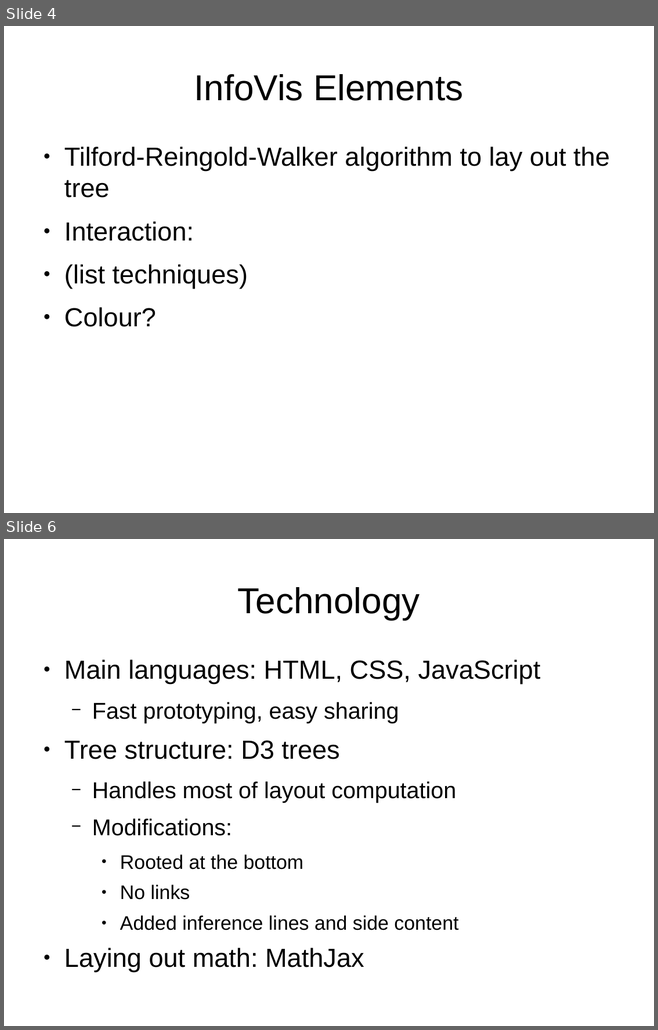
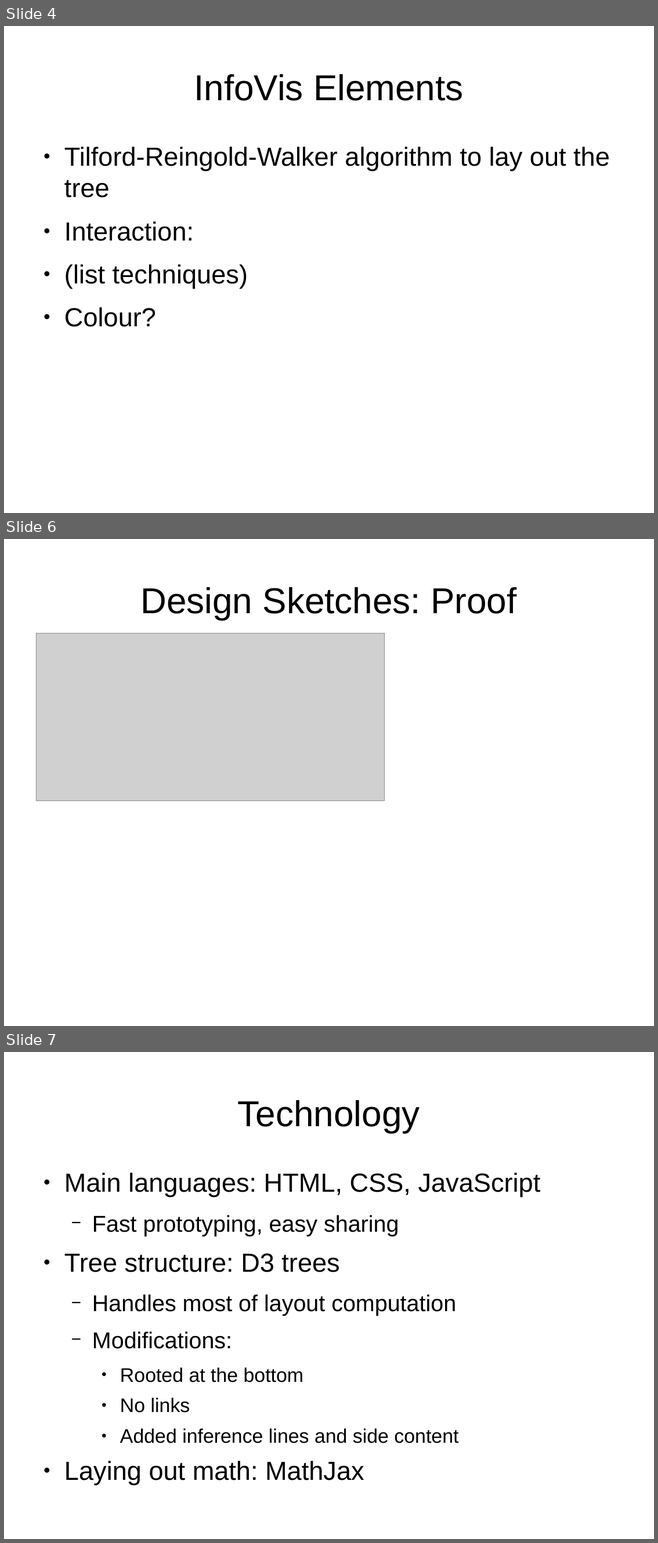
Before and after one commit to seachel/Treehehe, a slide deck: Presentation/VA_presentation.odp. Shown one above the other, each under a label of ours: slides 4 and 6 before the commit, slides 4, 6 and 7 after it; the slides between them are not shown. The pictures are 658x1030 and 658x1543 pixels, drawn with LibreOffice and Linux fonts; fonts in the diff are those of the drawing; grey boxes stand for pictures. Boxes give left, top, right and bottom in pixels: in the first picture for what was removed or moved away, otherwise in the second. Text is boxed around its words. In the diff, an @@ line names an element or a change of style, - is before the commit and + after.

Commit message:
Work on presentation: design sketches

```diff
--- a/Presentation/VA_presentation.odp
+++ b/Presentation/VA_presentation.odp
@@ slide 6 added at (4, 539, 654, 1026), background #FFFFFF @@
@@ title added at (140, 587, 516, 620), 44 pt, text #000000 @@
+Design Sketches: Proof
@@ picture added at (36, 634, 385, 801) @@
@@ what was slide 6 is now slide 7 @@
```
Also in this commit, not shown: 1 slide changed.
